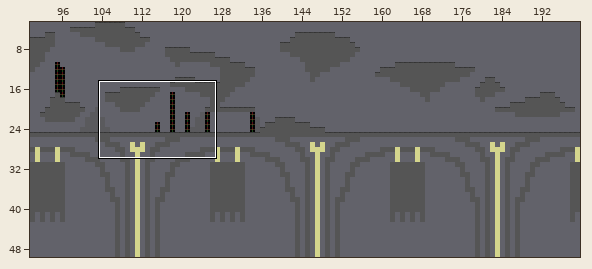
One commit to this Tiled map: Runaway/data/levels/that/tilemap.tmx. The first picture is a wide view before the edit; the outline marks the close-up.
Close-up. As it was:
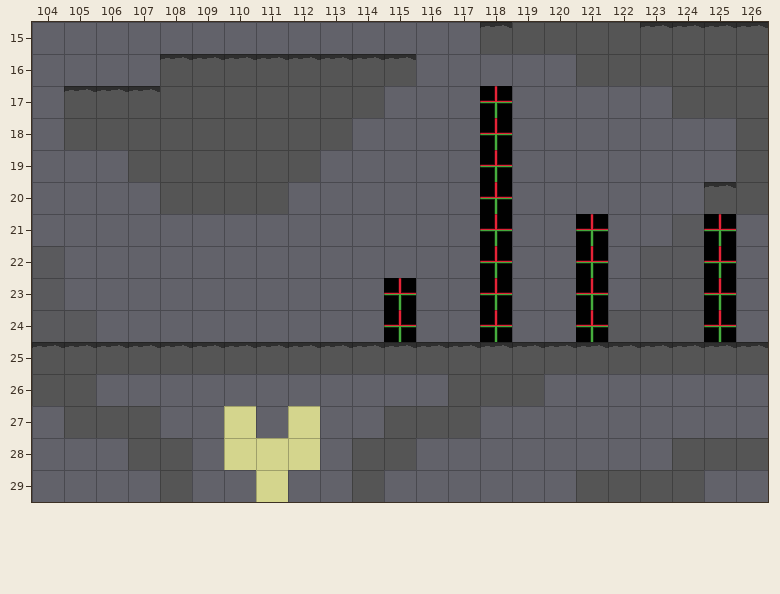
Cells are 32x32 px. Shown: x 104..126, y 15..29. The commit also changed other parts of the map, which this record leaves out.
After the commit:
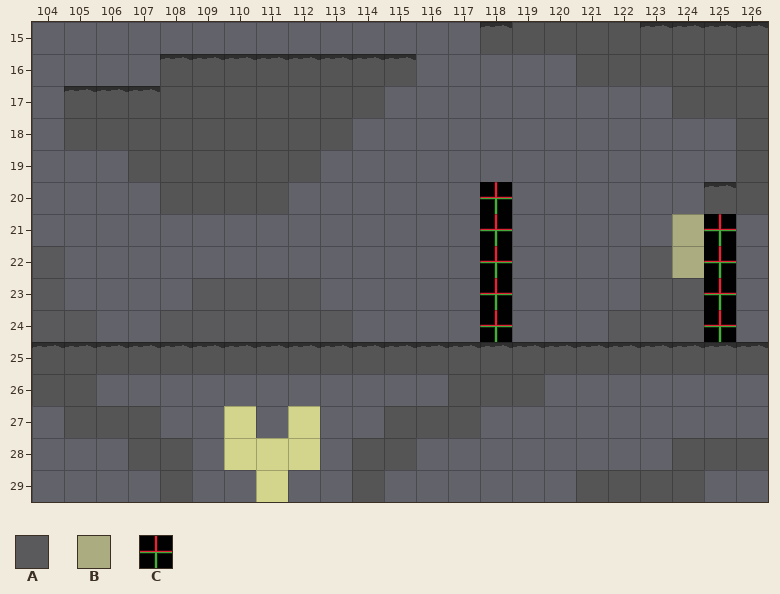
Key: from "testTileset": A 0, B 2, C 3.
_ is an empty cell, . an unchanged one.
See-through tiles are keyed as they look on the map.
Edits made:
--- layer "background"
@@ x 124..124 @@
-21 A
-22 A
+21 B
+22 B
--- layer "main"
@@ x 118..118 @@
-17 C
-18 C
-19 C
+17 _
+18 _
+19 _
@@ x 115..121 @@
-21 ......C
-22 ......C
-23 C.....C
-24 C.....C
+21 ......_
+22 ......_
+23 _....._
+24 _....._
Pixel boxes of the changes (left, top, right, bottom) in both close-ups:
removed: (480, 86, 512, 182)
removed: (576, 214, 608, 342)
changed: (672, 214, 704, 278)
removed: (384, 278, 416, 342)
